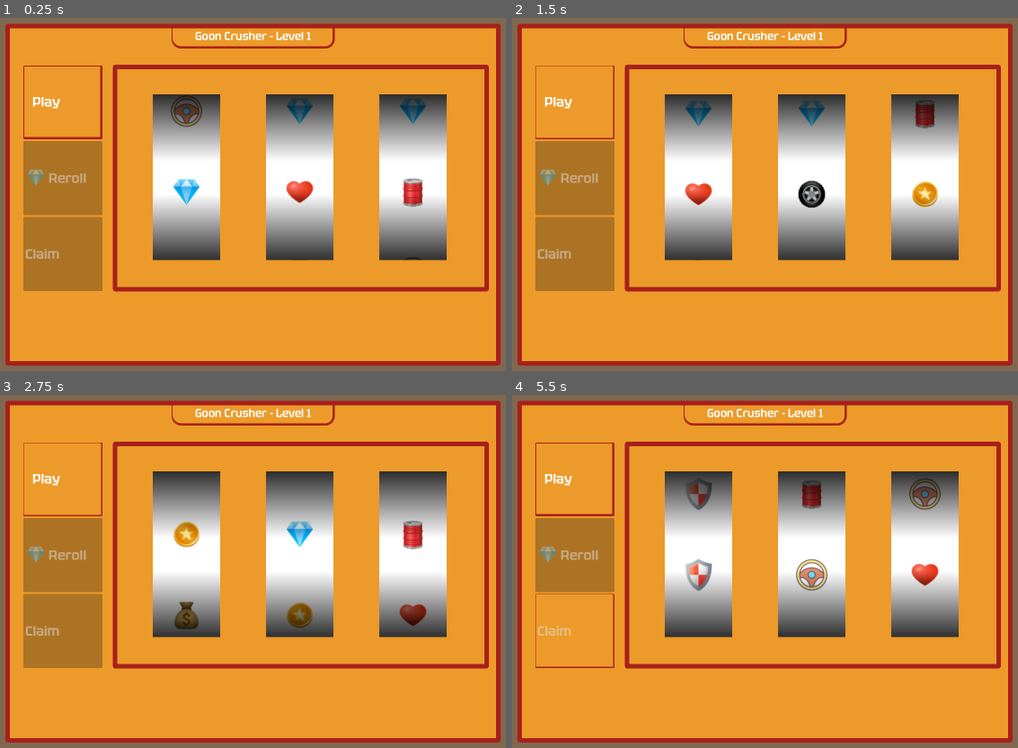
Above: before the commit, frames 1-4 (two rows, left to right).
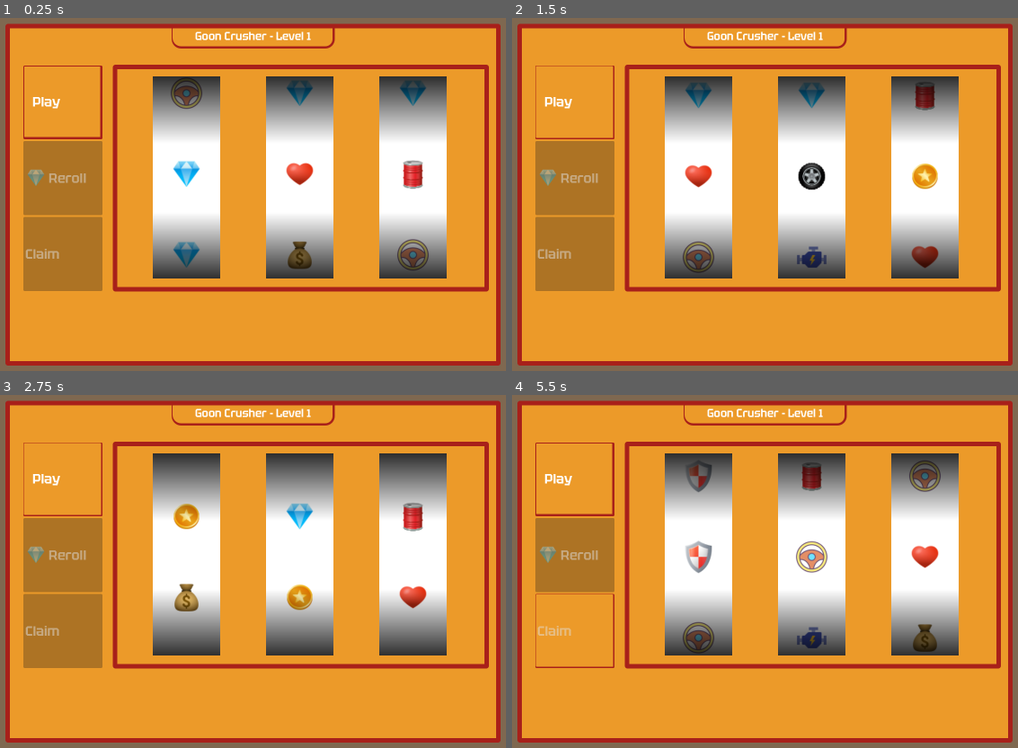
Above: after the commit, the same moments.

Repository: gregrylivingston/GoonCrusher
Game: Godot game, scene res://scene/player/slots/slotMachine.tscn
Same seed, same stepped clock (60 frames per second), same inputs: the game is played once before the commit and once after it. This scene is started directly instead of the project's main scene.
Inputs (mouse positions are in pixels of both pictures, inside the frame that each line leads up to):
- Up to frame 1 (0.25 s): no input
- Up to frame 2 (1.5 s): click "Play" at 0.5 s; click "Play" at 1.25 s
- Up to frame 3 (2.75 s): tap Enter at 2 s; move the mouse to (399, 553) at 2.02 s; hold Right (ui_right) from 2.03 s (still down); hold Shift from 2.03 s (still down); click (399, 553) at 2.17 s; tap Space at 2.27 s
- Up to frame 4 (5.5 s): release Right (ui_right) at 2.75 s; release Shift at 2.75 s; drag from (613, 596) to (719, 656) at 2.77 s; move the mouse to (825, 486) at 3.52 s; hold Right (ui_right) 3.53-4.25 s; hold Ctrl 3.53-4.25 s; drag from (719, 656) to (542, 515) at 4.27 s; move the mouse to (972, 635) at 5.02 s; hold Left (ui_left) from 5.03 s (still down); hold Shift from 5.03 s (still down); tap Space at 5.27 s

The runs differ from the first frame. In frame 1, 19% of the frame differs, in the area x 30-89%, y 16-74%; in frame 2, 19%; in frame 3, 18%; in frame 4, 19%.
Error in both runs: Invalid call. Nonexistent function 'reduceMusic' in base 'Nil'. (res://scene/player/slots/slotMachine.gd:20)

Commit message:
aspect ratio lottery fix

Diff:
--- /dev/null
+++ b/scene/player/menu/settings/graphics.gd
@@ -0,0 +1,18 @@
+extends VBoxContainer
+
+
+# Called when the node enters the scene tree for the first time.
+func _ready():
+	pass # Replace with function body.
+
+
+# Called every frame. 'delta' is the elapsed time since the previous frame.
+func _process(delta):
+	pass
+
+
+func _on_full_screen_pressed():
+	if $VBoxContainer/HBoxContainer/fullScreen.button_pressed: # Disabled (default)
+		get_tree().root.set_mode(Window.MODE_FULLSCREEN)
+	else: # Fullscreen
+		get_tree().root.set_mode(Window.MODE_WINDOWED)
--- /dev/null
+++ b/scene/player/menu/settings/graphics.tscn
@@ -0,0 +1,23 @@
+[gd_scene load_steps=2 format=3 uid="uid://du3smnopvsi0b"]
+
+[ext_resource type="Script" path="res://scene/player/menu/settings/graphics.gd" id="1_7rnec"]
+
+[node name="Graphics" type="VBoxContainer"]
+script = ExtResource("1_7rnec")
+
+[node name="VBoxContainer" type="VBoxContainer" parent="."]
+layout_mode = 2
+
+[node name="HBoxContainer" type="HBoxContainer" parent="VBoxContainer"]
+layout_mode = 2
+
+[node name="Label" type="Label" parent="VBoxContainer/HBoxContainer"]
+layout_mode = 2
+text = "Fullscreen
+"
+
+[node name="fullScreen" type="CheckButton" parent="VBoxContainer/HBoxContainer"]
+layout_mode = 2
+size_flags_horizontal = 10
+
+[connection signal="pressed" from="VBoxContainer/HBoxContainer/fullScreen" to="." method="_on_full_screen_pressed"]
--- a/scene/player/menu/settings/settings.tscn
+++ b/scene/player/menu/settings/settings.tscn
@@ -1,9 +1,10 @@
-[gd_scene load_steps=5 format=3 uid="uid://bt4kqynx5rxfe"]
+[gd_scene load_steps=6 format=3 uid="uid://bt4kqynx5rxfe"]
 
 [ext_resource type="Theme" uid="uid://co40pijjc7hbw" path="res://style/roadRogue.tres" id="1_0hbe5"]
 [ext_resource type="StyleBox" uid="uid://cgcjmjg4qdbt2" path="res://style/style_box_semitransparent.tres" id="2_b5vew"]
 [ext_resource type="Script" path="res://scene/player/menu/settings/settings.gd" id="3_wvtpg"]
 [ext_resource type="PackedScene" uid="uid://48smkfhy81d" path="res://scene/player/menu/settings/settings_sound.tscn" id="4_qxk5p"]
+[ext_resource type="PackedScene" uid="uid://du3smnopvsi0b" path="res://scene/player/menu/settings/graphics.tscn" id="5_vpq4j"]
 
 [node name="Settings" type="Button"]
 anchors_preset = 15
@@ -47,8 +48,7 @@
 [node name="Sound" parent="Panel/TabContainer" instance=ExtResource("4_qxk5p")]
 layout_mode = 2
 
-[node name="Graphics" type="VBoxContainer" parent="Panel/TabContainer"]
-visible = false
+[node name="Graphics" parent="Panel/TabContainer" instance=ExtResource("5_vpq4j")]
 layout_mode = 2
 
 [node name="Gameplay" type="VBoxContainer" parent="Panel/TabContainer"]
--- a/scene/player/slots/slot_row.tscn
+++ b/scene/player/slots/slot_row.tscn
@@ -10,7 +10,7 @@
 
 [node name="slotRow" type="Panel"]
 clip_contents = true
-custom_minimum_size = Vector2(150, 300)
+custom_minimum_size = Vector2(150, 450)
 size_flags_horizontal = 6
 theme_override_styles/panel = SubResource("StyleBoxFlat_ml7ts")
 script = ExtResource("1_4i20n")
